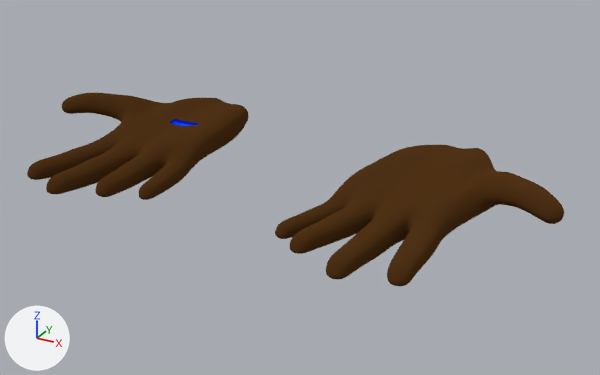
The Blender file Dateien/Asset_Package/Szene_2-Matrix/hand.blend, before and after one commit.
Rendered twice from a 50 mm camera at (2.25, -4.96, 3.54) aimed at (0.16, -1.17, 1.64). Arrows for +X, +Y and +Z are at lower left; the lights stay in place.

The older version as bpy lines, for what is in view:
```python
me_cube_001 = bpy.data.meshes.new('Cube.001')
me_cube_001.from_pydata(...)  # 326 vertices, 314 faces; spans x 1.39..5.76, y -1.65..-0.37, z 0.44..5.95
me_cube_001.polygons.foreach_set('use_smooth', [True] * 314)
me_cube_001.materials.append(mat_material_001)  # brown #523317
ob_cube_001 = bpy.data.objects.new('Cube.001', me_cube_001)
ob_cube_001.location = (0.024, -0.301, 1.433)
ob_cube_001.rotation_euler = (-1.549, 0.0115, 3.076)  # degrees (-89, 0.7, 176)
ob_cube_001.scale = (0.291, 0.291, 0.291)
_m = ob_cube_001.modifiers.new('Subsurf', 'SUBSURF')
_m = ob_cube_001.modifiers.new('Mirror', 'MIRROR')
_m.merge_threshold = 0.0097
```
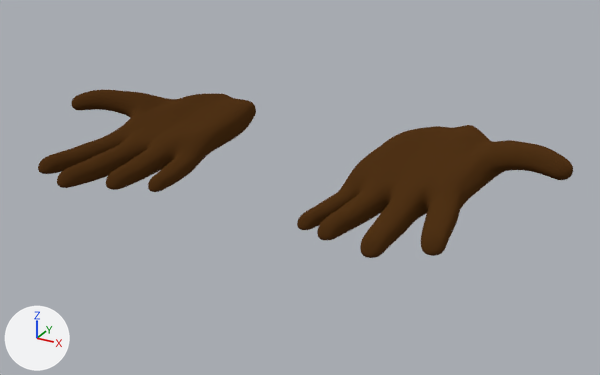
Where the newer file only moved an object's origin or applied its transform, the numbers keep the older frame.

Patch to the scene script:
```diff
--- a/Dateien/Asset_Package/Szene_2-Matrix/hand.blend.py
+++ b/Dateien/Asset_Package/Szene_2-Matrix/hand.blend.py
@@ me_cube_001 @@
 me_cube_001.from_pydata(...)  # 326 vertices, 314 faces; spans x 1.39..5.76, y -1.65..-0.37, z 0.44..5.95
 # used by ob_cube_001; location = (0.024, -0.301, 1.433); rotation_euler = (-1.549, 0.0115, 3.076), in degrees (-89, 0.7, 176); scale = (0.291, 0.291, 0.291)
+# me_cube_001 part 1: the whole mesh is multiplied about its middle by the matrix ((0.985, -0.012, 0.0), (0.012, 0.968, 0.001), (0.0, -0.001, 0.995)), then moved by (-0.14, -0.1, -0.14)
 me_cube_001.materials.append(mat_material_001)
@@ me_cube_000 @@
+me_cube_000.from_pydata(...)  # 327 vertices, 314 faces; spans x -2.61..6.14, y -0.77..0.51, z -2.6..2.92
+me_cube_000.polygons.foreach_set('use_smooth', [True] * 314)
+me_cube_000.materials.append(mat_material_001)  # brown #523317
@@ ob_cube_001 @@
 _m = ob_cube_001.modifiers.new('Subsurf', 'SUBSURF')
-_m = ob_cube_001.modifiers.new('Mirror', 'MIRROR')
-_m.merge_threshold = 0.0097
@@ ob_cube_000 @@
+ob_cube_000 = bpy.data.objects.new('Cube.000', me_cube_000)
+ob_cube_000.location = (0.887, -1.121, 1.804)
+ob_cube_000.rotation_euler = (1.587, 3.04, 0.0679)  # degrees (91, 174, 3.9)
+ob_cube_000.scale = (0.287, 0.282, 0.29)
+_m = ob_cube_000.modifiers.new('Subsurf', 'SUBSURF')
```

Location of each change, [x1, y1, x2, y2] in pixels of the pictures (600 x 375 px):
'Cube.001', reshaped, modifiers changed (59% narrower, 47% shorter): before [27, 92, 564, 286]; after [38, 90, 256, 192]
'Cube.000', added (brown): after [297, 125, 573, 258]
